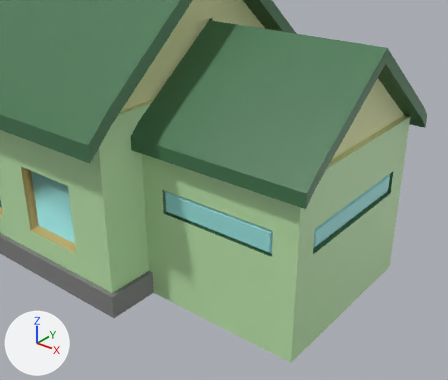
One commit to the Blender file assets/models/builds/house2.blend: the scene before it, then after it.
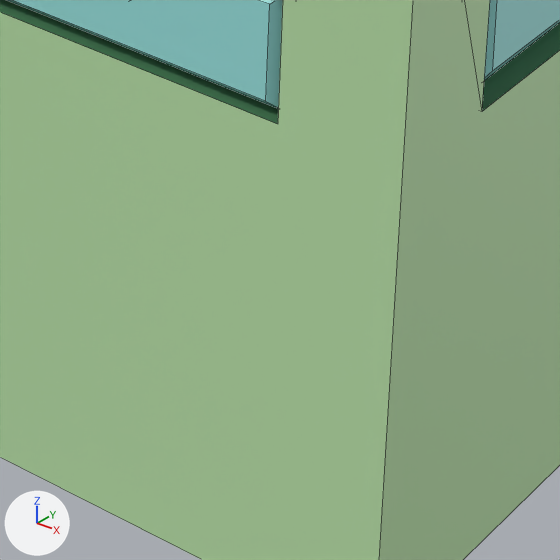
Old and new are each drawn from a 50 mm camera at (23.87, -18.9, 15.12) aimed at (11.71, -3.7, 5.69) and again close up on the part from 48% to 73% of the width and 61% to 91% of the height. Lighting does not change. The marker at lower left points along +X, +Y and +Z. The close-ups show mesh edges as thin lines.

The scene before the commit, as lines of its bpy script (objects in view):
```python
me_cube_001 = bpy.data.meshes.new('Cube.001')
me_cube_001.from_pydata(...)  # 381 vertices, 240 faces, 38 loose edges; spans x -8.6..15.5, y -7.0..7.0, z 0.0..13.6
me_cube_001.polygons.foreach_set('use_smooth', [True] * 240)
# faces by material slot: [82, 64, 13, 28, 23, 1, 29]
me_cube_001.materials.append(mat_main)  # green #bfe7ae
me_cube_001.materials.append(mat_roof1)  # dark green #44754f
me_cube_001.materials.append(mat_rood2)  # yellow #e0e7a8
me_cube_001.materials.append(mat_window1)  # yellow #bba863
me_cube_001.materials.append(mat_window2)  # cyan #9de7e4
me_cube_001.materials.append(mat_door)  # brown #9c826e
me_cube_001.materials.append(mat_footer)  # grey #818181
ob_cube = bpy.data.objects.new('Cube', me_cube_001)
ob_cube.location = (0.0, 0.0, 0.0)
```
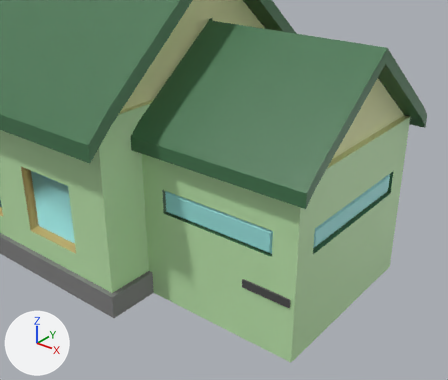
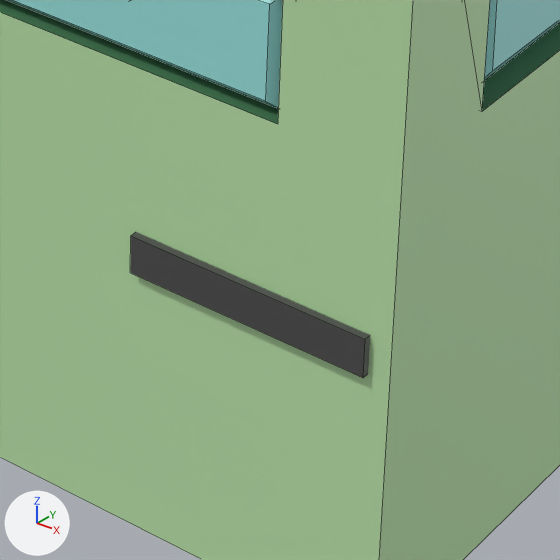
Where the change shows, as pixel boxes (x1, y1, x2, y2) in the close-ups (560 x 560 px):
'street_name', added
    after: (130, 232, 370, 378)

Diff of the bpy script that builds the scene:
```diff
--- a/assets/models/builds/house2.blend.py
+++ b/assets/models/builds/house2.blend.py
@@ mat_street_name @@
+mat_street_name = principled_material('street_name')
+mat_street_name.base_color = (0.0766, 0.0766, 0.0766)  # dark grey #4e4e4e
@@ me_cube @@
+me_cube.from_pydata(...)  # a box spanning x -1.0..1.0, y -1.0..1.0, z -1.0..1.0
+me_cube.materials.append(mat_street_name)  # dark grey #4e4e4e
@@ ob_street_name @@
+ob_street_name = bpy.data.objects.new('street_name', me_cube)
+ob_street_name.location = (13.822, -3.999, 2.476)
+ob_street_name.scale = (1.0, 0.064, 0.16)
```
